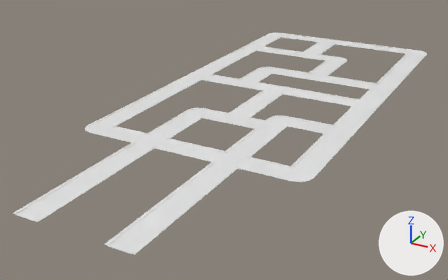
The FBX model Assets/000.Eeeeden/00-Fbxs/jin_test/Road/Dashboard_Map.fbx as it was, and as the next commit left it.
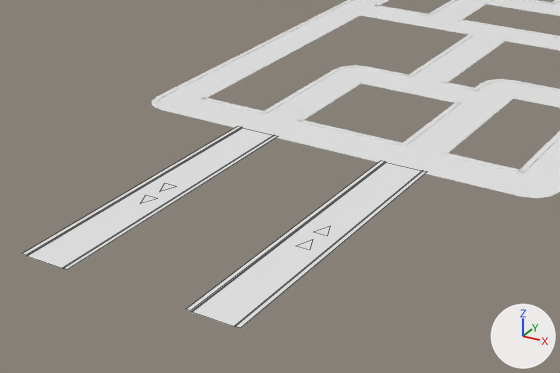
Each version is shown whole from a camera (50 mm lens) standing at (15.2, -34.9, 13.2) and looking at (-1.6, -4.4, -2.1), then close up on the part from 0% to 70% of the width and 25% to 100% of the height. Lighting does not change. The marker at lower right points along +X, +Y and +Z. The close-ups show mesh edges as thin lines. Where no turn or scale is listed for an object, it has been applied to the vertices.

The first close-up shows 'Map-Road-Rine.001', 'Map-Road-Rine.005', 'Map-Road-Rine.006', 'Map-Road-Rine.015', 'Map-Road-Rine.016', 'Map-Road-Rine.017', 'Map-Road-Rine.018', 'Map-Road-Rine.023', 'Map-Road-Rine.035', 'Map-Road-Rine.036', 'Map-Road-crosswaRk.011', 'Map-Road-curve.003'.
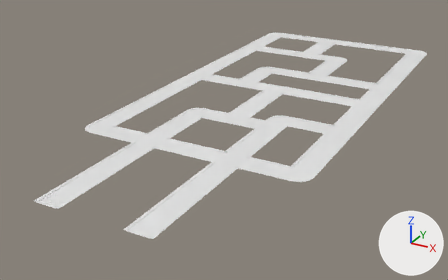
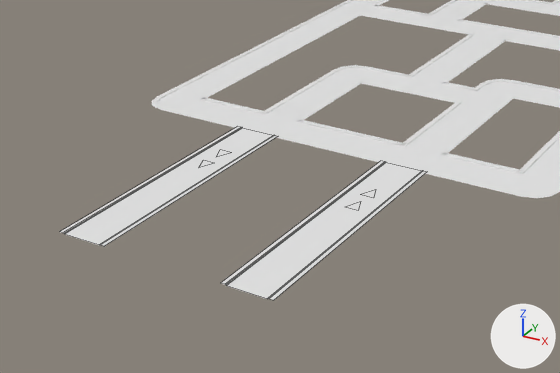
The newer file is also turned or shifted as a whole; pictures and numbers use the older file's frame.

Boxes (x1, y1, x2, y2) around the edits, measured in the close-ups (560 x 373 px; the box of a moved part takes in the faces that stretch with it):
'Map-Road-Rine.036', reshaped (14% narrower, 17% shorter): before (186, 161, 425, 328); after (221, 161, 426, 300)
'Map-Road-Rine.035', reshaped (15% narrower, 17% shorter): before (23, 126, 278, 269); after (60, 127, 276, 246)
part 1 of me_map_road_rine_054, moved or reshaped: before (23, 146, 235, 269); after (60, 146, 235, 246)
part 2 of me_map_road_rine_054, moved or reshaped: before (140, 184, 176, 204); after (199, 150, 231, 168)
part 3 of me_map_road_rine_055, moved or reshaped: before (186, 186, 379, 328); after (221, 186, 379, 300)
part 4 of me_map_road_rine_055, moved or reshaped: before (296, 226, 330, 250); after (346, 189, 376, 210)

The change in detail:
me_map_road_rine_054 has 22 vertices, 9 faces and spans x -0.72..0.72, y -7.8..0.6, z 0.0..0.03.
me_map_road_rine_054 is used by ob_map_road_rine_035; location (-2.65, -11.65, 0.0).
Before the commit, vertices of me_map_road_rine_054: 8 (0.6, -7.8, 0.03) at pixel (63, 268), 9 (-0.6, -7.8, 0.03) at pixel (25, 255), 10 (0.56, -7.8, 0.0) at pixel (62, 268), 11 (-0.56, -7.8, 0.03) at pixel (26, 255), 12 (0.56, -7.8, 0.03) at pixel (62, 267).
Before the commit, vertices of me_map_road_rine_054: 13 (-0.56, -7.8, 0.0) at pixel (26, 256), 14 (-0.72, -7.8, 0.03) at pixel (21, 253), 15 (0.72, -7.8, 0.03) at pixel (67, 269).
Before the commit, vertices of me_map_road_rine_054: 16 (0.2, -4.07, 0.0) at pixel (157, 198), 17 (0.2, -3.31, 0.0) at pixel (176, 186), 18 (0.0, -4.52, 0.0) at pixel (140, 203), 19 (-0.2, -4.07, 0.0) at pixel (145, 195), 20 (0.0, -3.75, 0.0) at pixel (159, 191).
Before the commit, vertices of me_map_road_rine_054: 21 (-0.2, -3.31, 0.0) at pixel (164, 183).
Part 1, on me_map_road_rine_054:
Vertices 8 to 15 of me_map_road_rine_054 move by (0.0, 1.2, 0.0).
Part 2, on me_map_road_rine_054:
Vertices 16 to 21 of me_map_road_rine_054 move by (0.0, 2.38, 0.0).
me_map_road_rine_055 has 22 vertices, 9 faces and spans x -0.72..0.72, y -7.8..0.6, z 0.0..0.03.
me_map_road_rine_055 is used by ob_map_road_rine_036; location (2.18, -11.65, 0.0).
Before the commit, vertices of me_map_road_rine_055: 8 (0.6, -7.8, 0.03) at pixel (235, 326), 9 (-0.6, -7.8, 0.03) at pixel (190, 310), 10 (0.56, -7.8, 0.0) at pixel (234, 326), 11 (-0.56, -7.8, 0.03) at pixel (191, 311), 12 (0.56, -7.8, 0.03) at pixel (234, 325).
Before the commit, vertices of me_map_road_rine_055: 13 (-0.56, -7.8, 0.0) at pixel (191, 312), 14 (-0.72, -7.8, 0.03) at pixel (185, 309), 15 (0.72, -7.8, 0.03) at pixel (240, 327).
Before the commit, vertices of me_map_road_rine_055: 16 (-0.2, -4.37, 0.0) at pixel (295, 245), 17 (-0.2, -3.6, 0.0) at pixel (313, 231), 18 (0.0, -3.93, 0.0) at pixel (312, 239), 19 (0.2, -4.37, 0.0) at pixel (309, 249), 20 (0.0, -3.16, 0.0) at pixel (330, 225).
Before the commit, vertices of me_map_road_rine_055: 21 (0.2, -3.6, 0.0) at pixel (327, 235).
Part 3, on me_map_road_rine_055:
Vertices 8 to 15 of me_map_road_rine_055 move by (0.0, 1.2, 0.0).
Part 4, on me_map_road_rine_055:
Vertices 16 to 21 of me_map_road_rine_055 move by (0.0, 2.23, 0.0).
